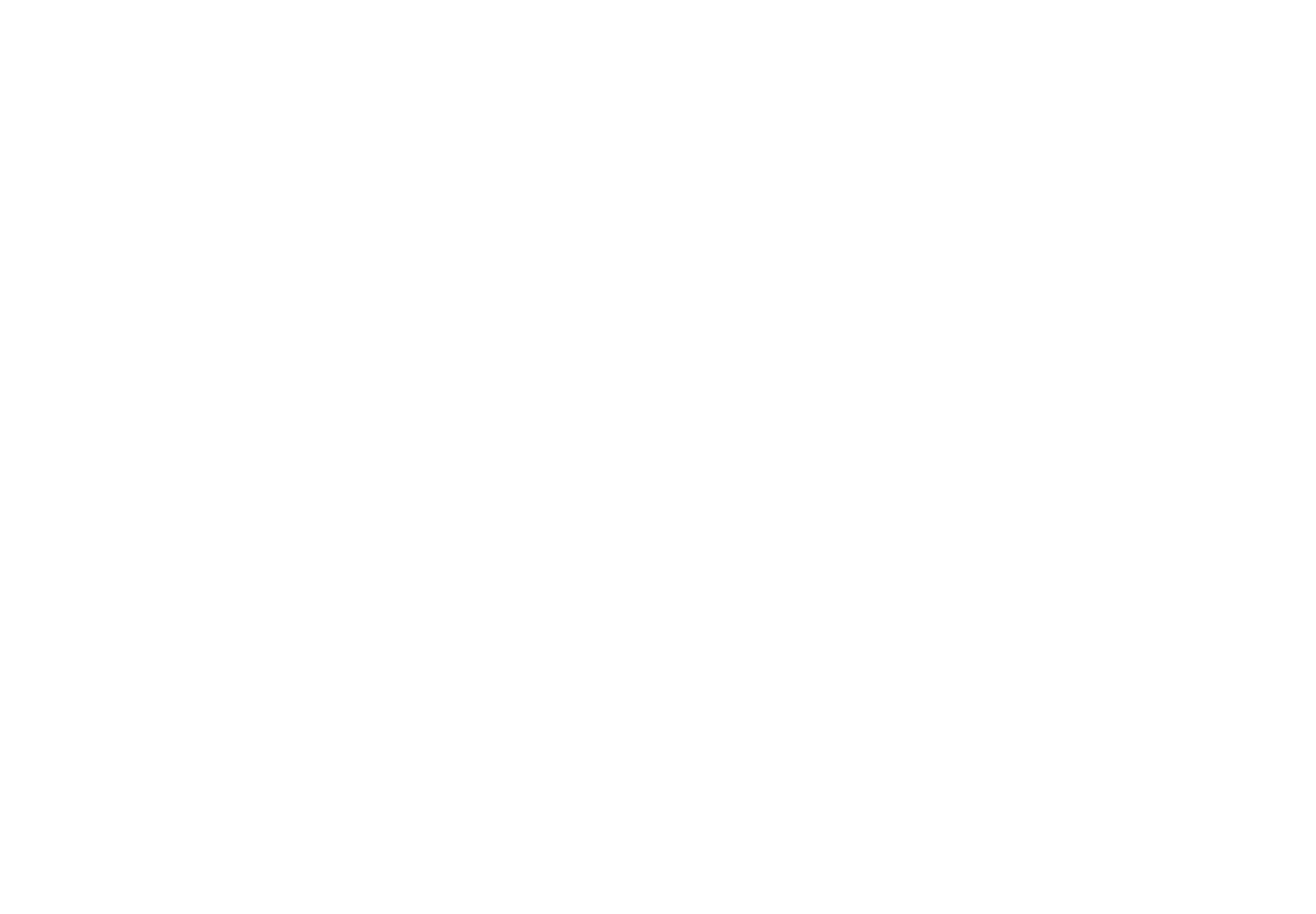
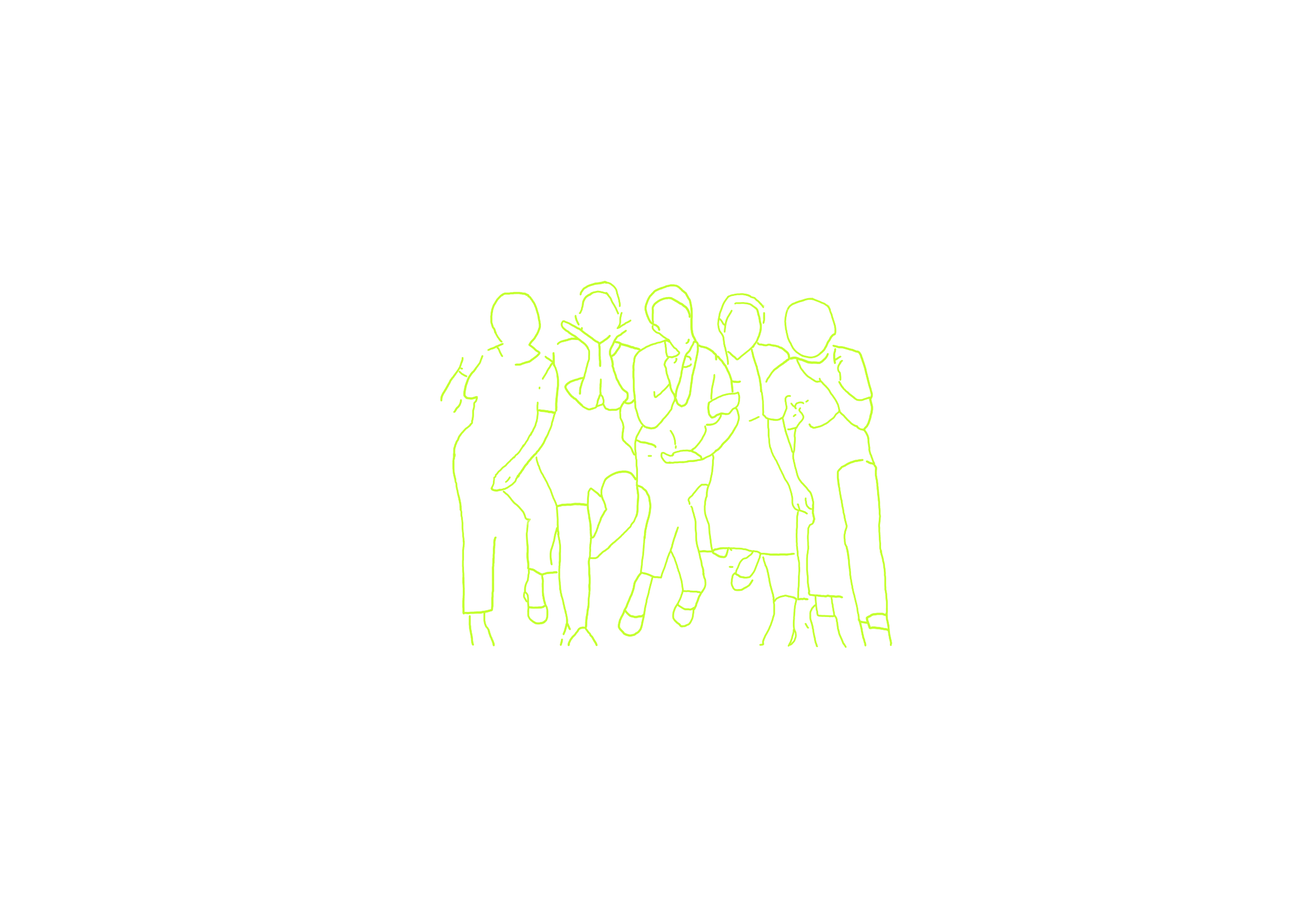
Layers edited between the first and the second (1316, 914) image:
painted on "圖層 1" over box(439, 280, 893, 649)
